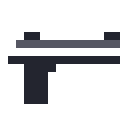
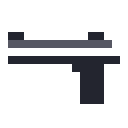
Two versions of the same layered image (128 × 128). Layer-by-layer changes:
painted on "Layer 1" over [8, 32, 120, 104]
